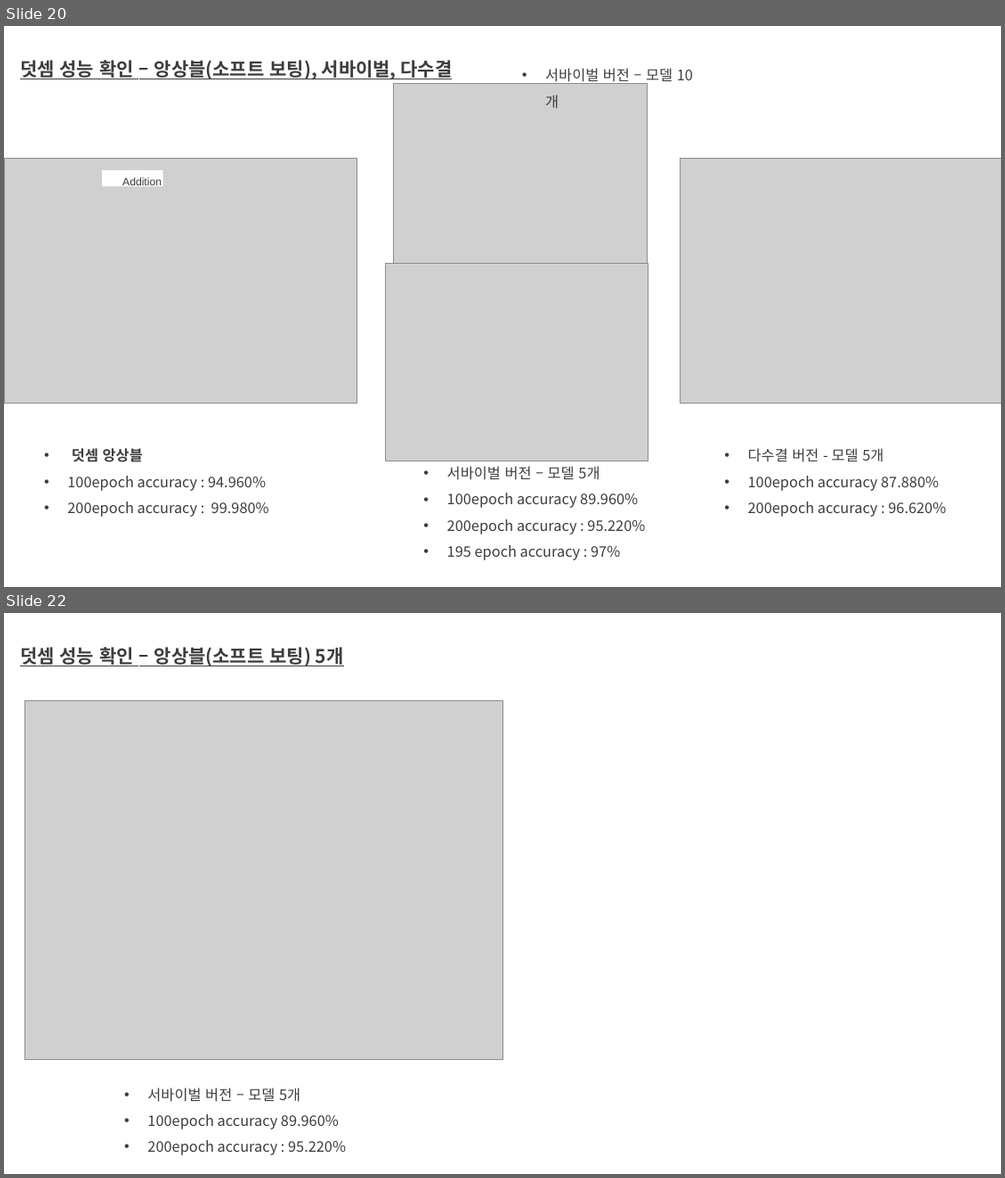
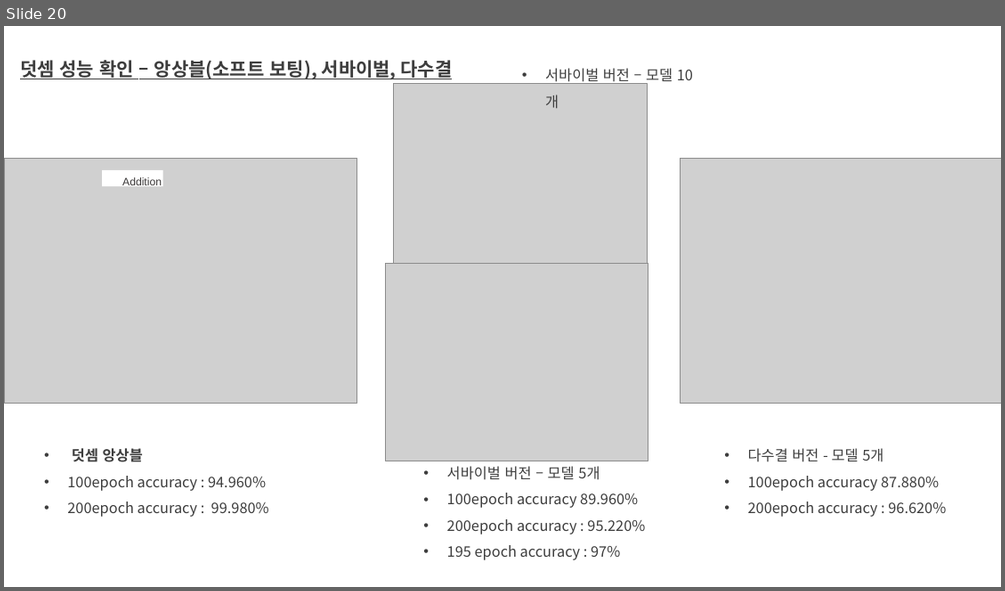
Before and after one commit to aaajeong/Time-Step-Ensemble-in-Arithmetic, a slide deck: 개인미팅준비.pptx. Shown one above the other, each under a label of ours: slides 20 and 22 before the commit, slide 20 after it; the slides between them are not shown. The pictures are 1005x1178 and 1005x591 pixels, drawn with LibreOffice and Linux fonts; fonts in the diff are those of the drawing; grey boxes stand for pictures. Boxes give left, top, right and bottom in pixels: in the first picture for what was removed or moved away, otherwise in the second. Text is boxed around its words. In the diff, an @@ line names an element or a change of style, - is before the commit and + after.

```diff
--- a/개인미팅준비.pptx
+++ b/개인미팅준비.pptx
@@ slide 22 removed at (4, 613, 1001, 1174), background #FFFFFF @@
@@ text removed at (20, 647, 344, 666) @@
-덧셈 성능 확인 – 앙상블(소프트 보팅) 5개
@@ picture removed at (25, 701, 502, 1060) @@
@@ text removed at (147, 1087, 346, 1155) @@
-  • 서바이벌 버전 – 모델 5개
-  • 100epoch accuracy 89.960%
-  • 200epoch accuracy : 95.220%
```
Also in this commit, not shown: 3 slides changed, 2 slides added.
